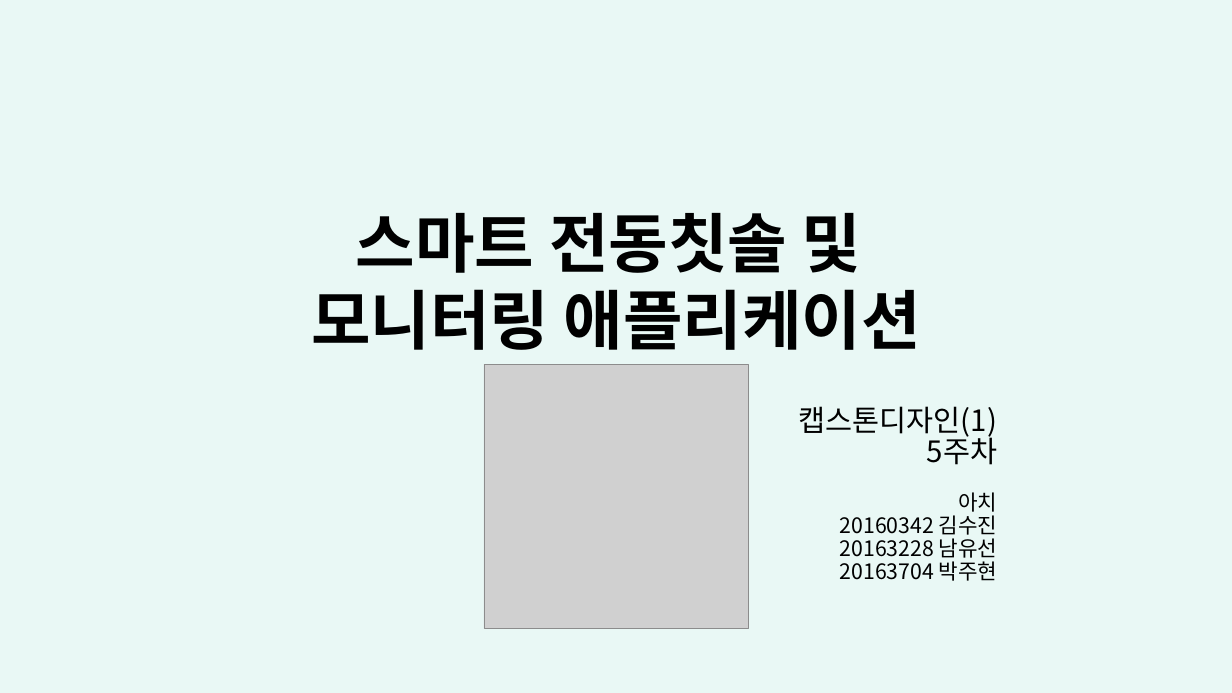
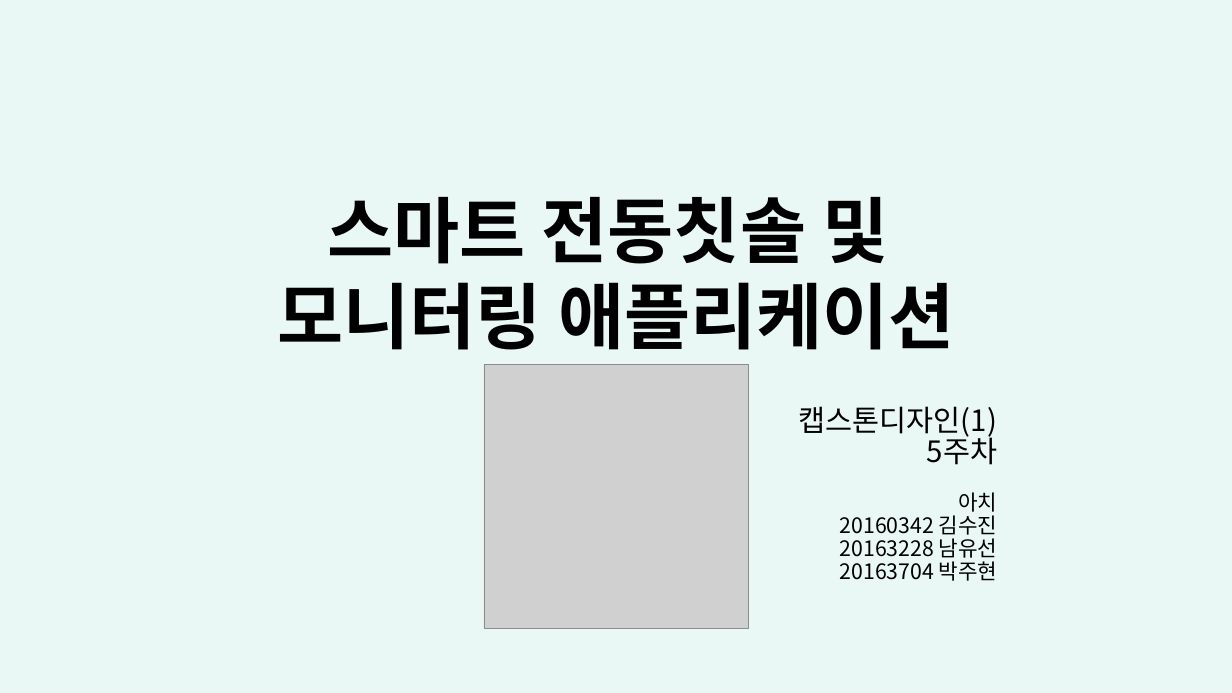
Before and after one commit to Team-Achi/Docs, a slide deck: slide 1 of PPT/캡스톤디자인_5주차 발표자료_5조.pptx. Drawn at 1232x693 pixels with LibreOffice and Linux fonts; fonts in the diff are those of the drawing; grey boxes stand for pictures. Boxes give left, top, right and bottom in pixels: in the first picture for what was removed or moved away, otherwise in the second. Text is boxed around its words. In the diff, an @@ line names an element or a change of style, - is before the commit and + after.

```diff
--- a/PPT/캡스톤디자인_5주차 발표자료_5조.pptx
+++ b/PPT/캡스톤디자인_5주차 발표자료_5조.pptx
@@ title "스마트 전동칫솔 및" at [277, 197, 955, 350]: size 100.8 to 112 pt @@
```
Also in this commit, not shown: 1 other slide changed, 1 slide removed.
